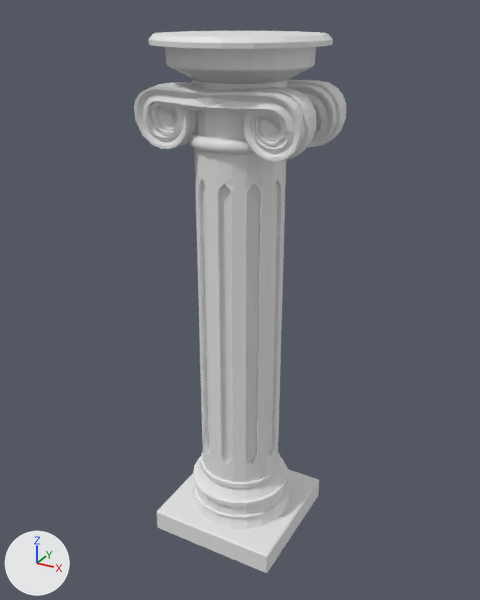
An edit to the OBJ model Models/proj/ivy.obj, drawn before and after from the same camera.
Before and after are seen from a 50 mm camera at (8.14, -14.83, 15.69) aimed at (-0.05, 0.07, 8.24). Every picture has the same lights, and +X, +Y and +Z are marked at lower left. Where no turn or scale is listed for an object, it has been applied to the vertices. Vertices at the same position are counted once.

Objects in the first picture: 'ivy'.
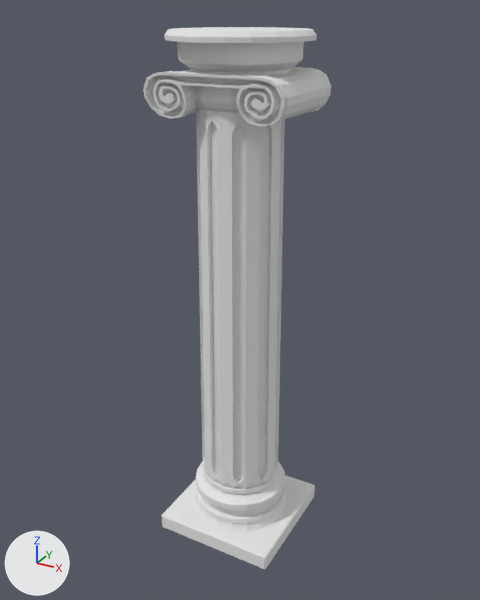
Changed parts and their boxes (x1, y1, x2, y2) in the pictures (480 x 600 px; the box of a moved part takes in the faces that stretch with it):
```json
{"object": "ivy", "change": "reshaped", "before": [134, 31, 346, 573], "after": [143, 27, 331, 569], "on screen": "11% narrower"}
{"part": 1, "of": "me_ivy", "change": "moved or reshaped", "before": [157, 469, 319, 573], "after": [162, 475, 315, 569]}
{"part": 2, "of": "me_ivy", "change": "rebuilt", "before": [192, 148, 289, 529], "after": [164, 27, 317, 532], "on screen": "57% wider, 32% taller"}
{"part": 3, "of": "me_ivy", "change": "added", "after": [143, 67, 331, 127]}
{"part": 4, "of": "me_ivy", "change": "deleted", "before": [188, 80, 346, 155]}
{"part": 5, "of": "me_ivy", "change": "deleted", "before": [134, 31, 333, 162]}
```

Scene script edits in JSON lines:
```json
{"op": "add", "block": "mat_mat", "code": ["mat_mat = principled_material('Mat')", "mat_mat.base_color = (0.8, 0.8, 0.8)  # white #e7e7e7", "mat_mat.roughness = 1.0"]}
{"block": "me_ivy", "where": "# used by ob_ivy; location = (0.0, 0.0, 0.0)"}
{"op": "remove", "block": "me_ivy", "code": "me_ivy.from_pydata(...)  # 5869 vertices, 9916 faces; spans x -2.28..2.27, y -2.17..2.17, z 0.85..15.14"}
{"op": "add", "block": "me_ivy", "code": "me_ivy.from_pydata(...)  # 1843 vertices, 1762 faces; spans x -1.85..1.85, y -1.81..1.81, z 0.85..15.24"}
{"block": "me_ivy", "change": "me_ivy part 1: the loose piece of 24 vertices spanning x -1.92..1.92, y -1.92..1.92, z 0.85..1.53 is scaled about its middle by (0.946, -0.946, 0.704), then moved by (0.0, 0.0, -0.09), in mat_mat (white #e7e7e7)"}
{"block": "me_ivy", "change": "me_ivy part 2: the loose piece of 983 vertices spanning x -1.56..1.55, y -1.55..1.56, z 1.41..12.63 is rebuilt with 1044 vertices and now spans x -1.79..1.79, y -1.79..1.79, z 1.22..15.24, in mat_mat (white #e7e7e7)"}
{"block": "me_ivy", "change": "me_ivy part 3: a new loose piece of 775 vertices spanning x -1.85..1.85, y -1.48..1.28, z 13.26..14.33, in mat_mat (white #e7e7e7)"}
{"block": "me_ivy", "change": "me_ivy part 4: 6 loose pieces with 2421 vertices, spanning x -2.28..2.27, y -1.33..1.62, z 12.48..14.02, are deleted"}
{"block": "me_ivy", "change": "me_ivy part 5: 2439 vertices removed from x -2.28..2.27, y -2.17..2.17, z 12.34..15.14"}
{"op": "add", "block": "me_ivy", "code": "me_ivy.materials.append(mat_mat)  # white #e7e7e7"}
```
